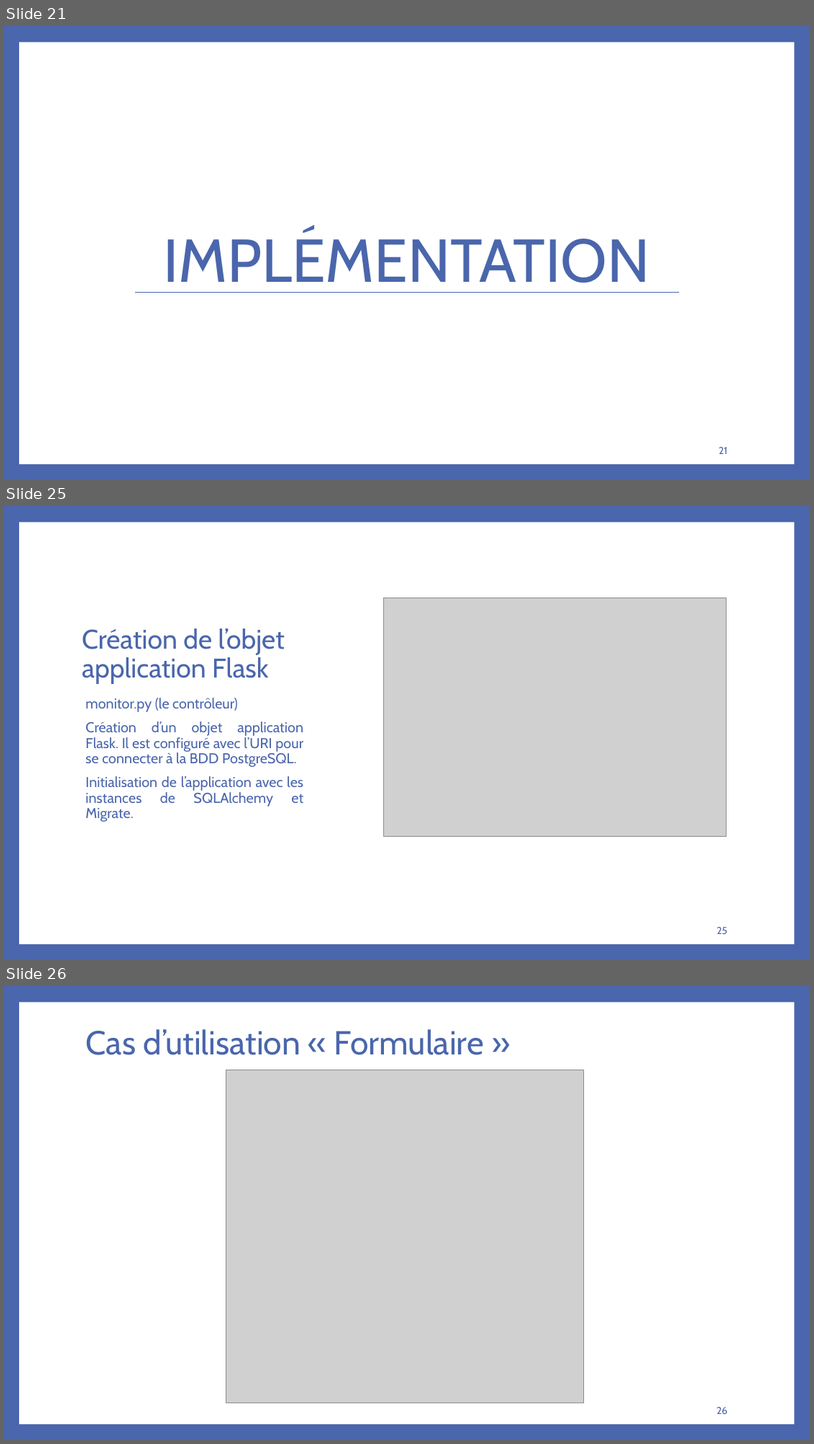
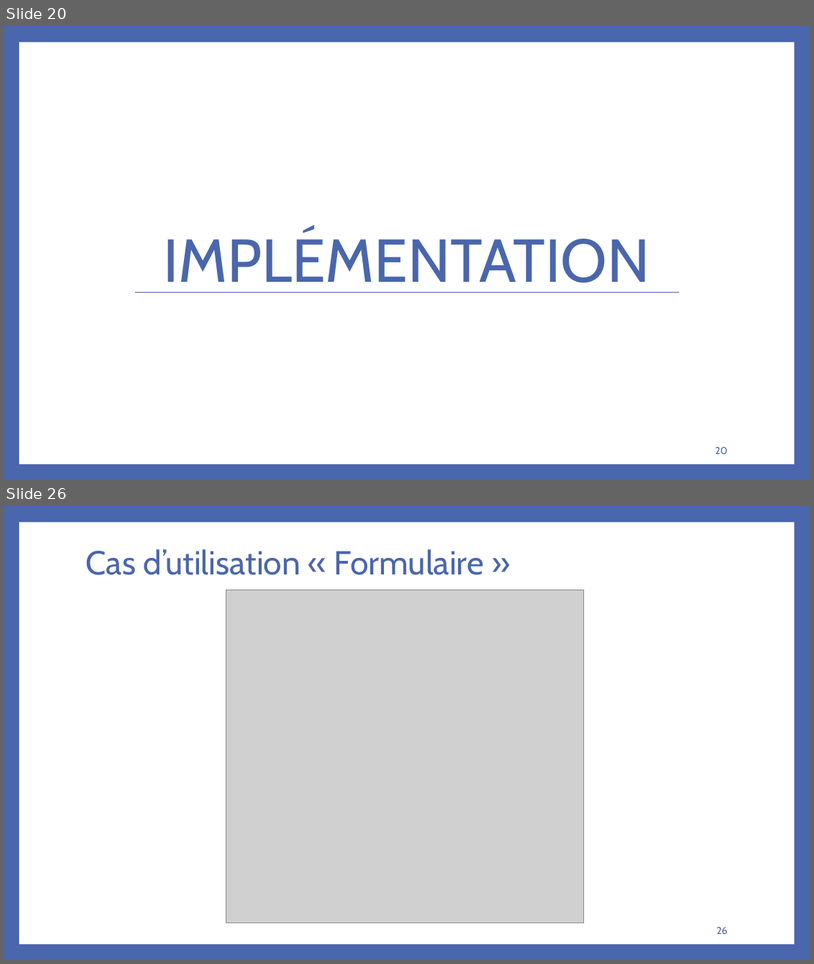
Before and after one commit to bakedpotato191/projet, a slide deck: rapport.PPTX. Shown one above the other, each under a label of ours: slides 21, 25 and 26 before the commit, slides 20 and 26 after it; the slides between them are not shown. The pictures are 814x1444 and 814x964 pixels, drawn with LibreOffice and Linux fonts; fonts in the diff are those of the drawing; grey boxes stand for pictures. Boxes give left, top, right and bottom in pixels: in the first picture for what was removed or moved away, otherwise in the second. Text is boxed around its words. In the diff, an @@ line names an element or a change of style, - is before the commit and + after.

```diff
--- a/rapport.PPTX
+++ b/rapport.PPTX
@@ slide 25 removed at box(4, 506, 810, 960), background #4A66AC; not listed: 1 template element that a slide beside it also shows @@
@@ picture removed at box(383, 598, 726, 836) @@
@@ title removed at box(82, 628, 285, 683) @@
-Création de l’objet
-application Flask
@@ text removed at box(85, 698, 304, 821) @@
-monitor.py (le contrôleur)
-Création d’un objet application Flask. Il est configuré avec l’URI pour se connecter à la BDD PostgreSQL.
-Initialisation de l’application avec les instances de SQLAlchemy et Migrate.
@@ page number removed at box(717, 926, 728, 934) @@
-25
@@ what was slide 21 is now slide 20 @@
@@ page number at box(715, 446, 728, 454): text changed @@
-21
+20
```
Also in this commit, not shown: 1 slide changed, 4 slides added, 3 other slides removed, 19 other files.
